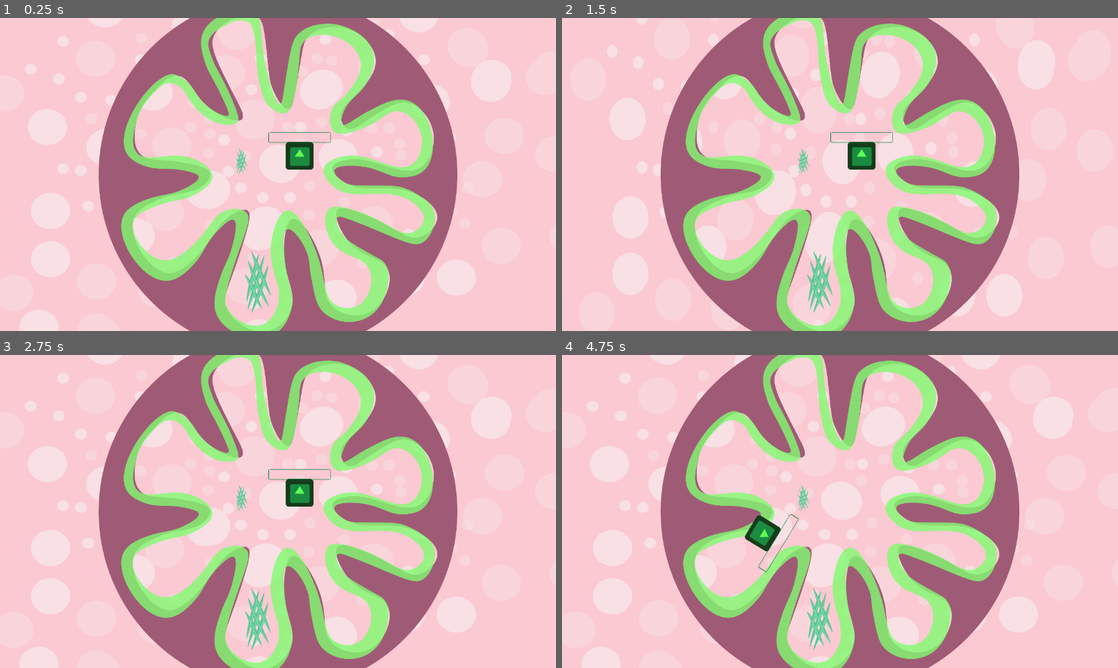
Above: before the commit, frames 1-4 (two rows, left to right).
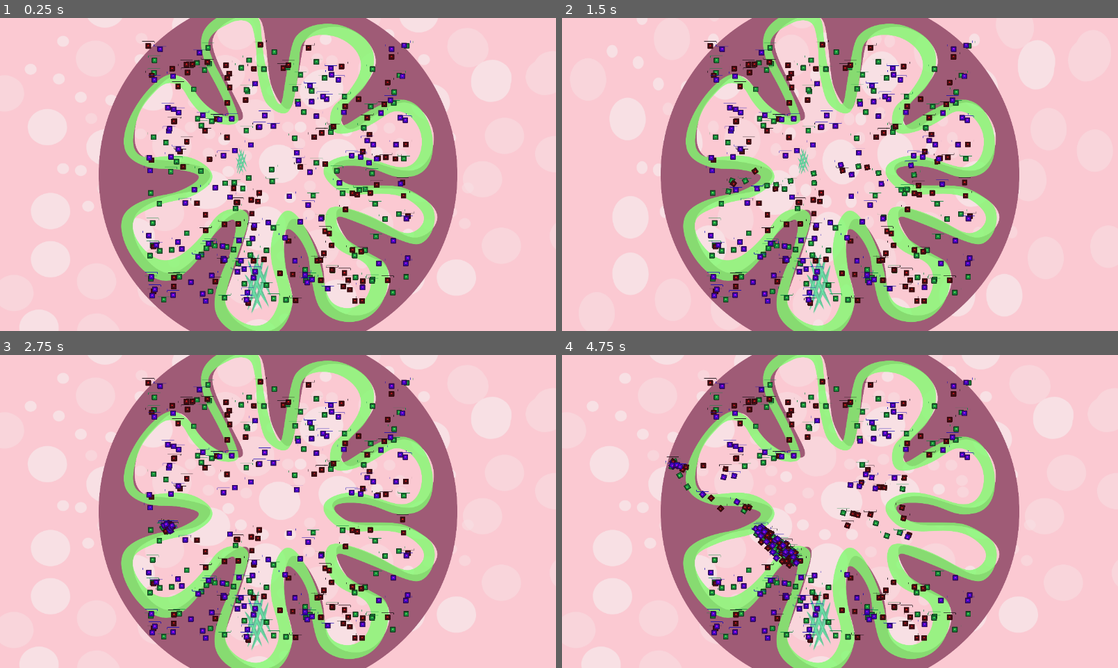
Above: after the commit, the same moments.

Repository: mihaelagrigore/Gutstuck
Game: Godot game, scene res://Sources/Levels/Level_1.tscn
Two runs of this game, one before a commit and one after it. Both use one fixed random seed, a clock stepped at 60 frames per second and the inputs below. The engine's default icon, where the game draws it, is replaced by a stand-in: a white triangle on a blue panel in a dark square.
Inputs (mouse positions are in pixels of both pictures, inside the frame that each line leads up to):
- Up to frame 1 (0.25 s): no input
- Up to frame 2 (1.5 s): move the mouse to (962, 158) at 0.52 s; press the mouse at (962, 158) at 0.53 s; move the mouse to (728, 190) at 1.27 s; release the mouse at (728, 190) at 1.28 s; right-click (728, 190) at 1.35 s
- Up to frame 3 (2.75 s): move the mouse to (333, 442) at 2.02 s; press the mouse at (333, 442) at 2.03 s
- Up to frame 4 (4.75 s): move the mouse to (812, 574) at 2.77 s; release the mouse at (812, 574) at 2.78 s; right-click (812, 574) at 2.85 s; move the mouse to (1006, 558) at 3.52 s; press the mouse at (1006, 558) at 3.53 s; move the mouse to (673, 464) at 4.27 s; release the mouse at (673, 464) at 4.28 s; right-click (673, 464) at 4.35 s

The runs differ from the first frame. In frame 1, 6.4% of the frame differs, in the area x 25-75%, y 7-92%; in frame 2, 6.4%; in frame 3, 6.1%; in frame 4, 5.7%.

Commit message:
Basis of the bacteria manager (just one manager for the 3 bacteria)

Diff:
--- a/Gutstuck_Project/Sources/Bacteria/Bacteria.gd
+++ b/Gutstuck_Project/Sources/Bacteria/Bacteria.gd
@@ -42,7 +42,7 @@
 
 func _input(event):
 	if state==STATE_SELECTED:
-		look_at(get_global_mouse_position())
+		$Sprite.look_at(get_global_mouse_position())
 #		if event.is_action_pressed('click'):
 #			target = get_global_mouse_position()
 
@@ -50,6 +50,7 @@
 	var velocity = Vector2()
 	if state== STATE_MOVING:
 		velocity = (target - position).normalized() * speed
+		$Sprite.look_at(get_global_mouse_position())
 		#print("velocity=",velocity)
 		#rotation = velocity.angle()
 	#if (target - position).length() > 5: that was in the tuto, thought to replace it with the other if
--- a/Gutstuck_Project/Sources/Bacteria/Bacteria.tscn
+++ b/Gutstuck_Project/Sources/Bacteria/Bacteria.tscn
@@ -5,12 +5,12 @@
 [ext_resource path="res://Assets/Textures/Life_Bar_Under.png" type="Texture" id=3]
 [ext_resource path="res://Assets/Textures/Life_Bar.png" type="Texture" id=4]
 
-[sub_resource type="RectangleShape2D" id=1]
-extents = Vector2( 30.7896, 29.9331 )
+[sub_resource type="CircleShape2D" id=1]
 
 [node name="Bacteria" type="KinematicBody2D" groups=[
 "Bacteria",
 ]]
+scale = Vector2( 0.2, 0.2 )
 script = ExtResource( 1 )
 
 [node name="Sprite" type="Sprite" parent="."]
--- /dev/null
+++ b/Gutstuck_Project/Sources/Bacteria/Bacteria_Manager.tscn
@@ -0,0 +1,6 @@
+[gd_scene load_steps=2 format=2]
+
+[ext_resource path="res://Sources/Bacteria/Manager_Bacteria.gd" type="Script" id=1]
+
+[node name="Bacteria_Manager" type="Node2D"]
+script = ExtResource( 1 )
--- /dev/null
+++ b/Gutstuck_Project/Sources/Bacteria/G_Bacteria/G_Bacteria.gd
@@ -0,0 +1,13 @@
+extends Bacteria
+
+# Declare member variables here. Examples:
+# var a = 2
+# var b = "text"
+
+# Called when the node enters the scene tree for the first time.
+func _ready():
+	pass # Replace with function body.
+
+# Called every frame. 'delta' is the elapsed time since the previous frame.
+#func _process(delta):
+#	pass
--- a/Gutstuck_Project/Sources/Bacteria/G_Bacteria/G_Bacteria.tscn
+++ b/Gutstuck_Project/Sources/Bacteria/G_Bacteria/G_Bacteria.tscn
@@ -1,6 +1,8 @@
-[gd_scene load_steps=2 format=2]
+[gd_scene load_steps=3 format=2]
 
 [ext_resource path="res://Sources/Bacteria/Bacteria.tscn" type="PackedScene" id=1]
+[ext_resource path="res://Sources/Bacteria/G_Bacteria/G_Bacteria.gd" type="Script" id=2]
 
-[node name="Bacteria" index="0" instance=ExtResource( 1 )]
+[node name="Bacteria" instance=ExtResource( 1 )]
 modulate = Color( 0.94902, 0.113725, 0.113725, 1 )
+script = ExtResource( 2 )
--- a/Gutstuck_Project/Sources/Bacteria/Manager_Bacteria.gd
+++ b/Gutstuck_Project/Sources/Bacteria/Manager_Bacteria.gd
@@ -4,9 +4,27 @@
 # var a = 2
 # var b = "text"
 
+var F_Bacteria = load("res://Sources/Bacteria/F_Bacteria/F_Bacteria.tscn")
+var G_Bacteria = load("res://Sources/Bacteria/G_Bacteria/G_Bacteria.tscn")
+var P_Bacteria = load("res://Sources/Bacteria/P_Bacteria/P_Bacteria.tscn")
+
 # Called when the node enters the scene tree for the first time.
 func _ready():
-	pass # Replace with function body.
+	var rng = RandomNumberGenerator.new()
+
+	for i in range(100):
+		var temp_bacteria = F_Bacteria.instance()
+		add_child(temp_bacteria)
+		temp_bacteria.position = Vector2(rng.randf_range(-300.0, 300.0),rng.randf_range(-300.0, 300.0))
+	for i in range(100):
+		var temp_bacteria = G_Bacteria.instance()
+		add_child(temp_bacteria)
+		temp_bacteria.position = Vector2(rng.randf_range(-300.0, 300.0),rng.randf_range(-300.0, 300.0))
+	for i in range(100):
+		var temp_bacteria = P_Bacteria.instance()
+		add_child(temp_bacteria)
+		temp_bacteria.position = Vector2(rng.randf_range(-300.0, 300.0),rng.randf_range(-300.0, 300.0))
+
 
 # Called every frame. 'delta' is the elapsed time since the previous frame.
 #func _process(delta):
--- /dev/null
+++ b/Gutstuck_Project/Sources/Bacteria/P_Bacteria/P_Bacteria.gd
@@ -0,0 +1,13 @@
+extends Bacteria
+
+# Declare member variables here. Examples:
+# var a = 2
+# var b = "text"
+
+# Called when the node enters the scene tree for the first time.
+func _ready():
+	pass # Replace with function body.
+
+# Called every frame. 'delta' is the elapsed time since the previous frame.
+#func _process(delta):
+#	pass
--- a/Gutstuck_Project/Sources/Bacteria/P_Bacteria/P_Bacteria.tscn
+++ b/Gutstuck_Project/Sources/Bacteria/P_Bacteria/P_Bacteria.tscn
@@ -1,6 +1,8 @@
-[gd_scene load_steps=2 format=2]
+[gd_scene load_steps=3 format=2]
 
 [ext_resource path="res://Sources/Bacteria/Bacteria.tscn" type="PackedScene" id=1]
+[ext_resource path="res://Sources/Bacteria/P_Bacteria/P_Bacteria.gd" type="Script" id=2]
 
 [node name="Bacteria" instance=ExtResource( 1 )]
 modulate = Color( 0.878431, 0.0627451, 0.996078, 1 )
+script = ExtResource( 2 )
--- a/Gutstuck_Project/Sources/Levels/Level_1.tscn
+++ b/Gutstuck_Project/Sources/Levels/Level_1.tscn
@@ -6,8 +6,8 @@
 [ext_resource path="res://Assets/Textures/Asset_fiber.png" type="Texture" id=4]
 [ext_resource path="res://Assets/Audios/Musics/loop_bubbles_02.ogg" type="AudioStream" id=5]
 [ext_resource path="res://Sources/Nutrients/F_Nutrients/F_Nutrient_A2D.tscn" type="PackedScene" id=6]
-[ext_resource path="res://Sources/Bacteria/F_Bacteria/F_Bacteria.tscn" type="PackedScene" id=7]
-[ext_resource path="res://Sources/System/Input_Manager.tscn" type="PackedScene" id=8]
+[ext_resource path="res://Sources/System/Input_Manager.tscn" type="PackedScene" id=7]
+[ext_resource path="res://Sources/Bacteria/Bacteria_Manager.tscn" type="PackedScene" id=8]
 
 [sub_resource type="Animation" id=1]
 length = 2.0
@@ -58,11 +58,8 @@
 [node name="F_Nutrient_A2D" parent="." instance=ExtResource( 6 )]
 position = Vector2( -83.9772, -30.3251 )
 
-[node name="F_Bacteria" parent="." groups=[
-"F_Bacteria",
-] instance=ExtResource( 7 )]
-position = Vector2( 49.7643, -42.7661 )
-
-[node name="Input_Manager" parent="." instance=ExtResource( 8 )]
+[node name="Input_Manager" parent="." instance=ExtResource( 7 )]
 cameraPath = NodePath("../Camera2D")
 box_color = Color( 1, 1, 1, 0.392157 )
+
+[node name="Bacteria_Manager" parent="." instance=ExtResource( 8 )]
